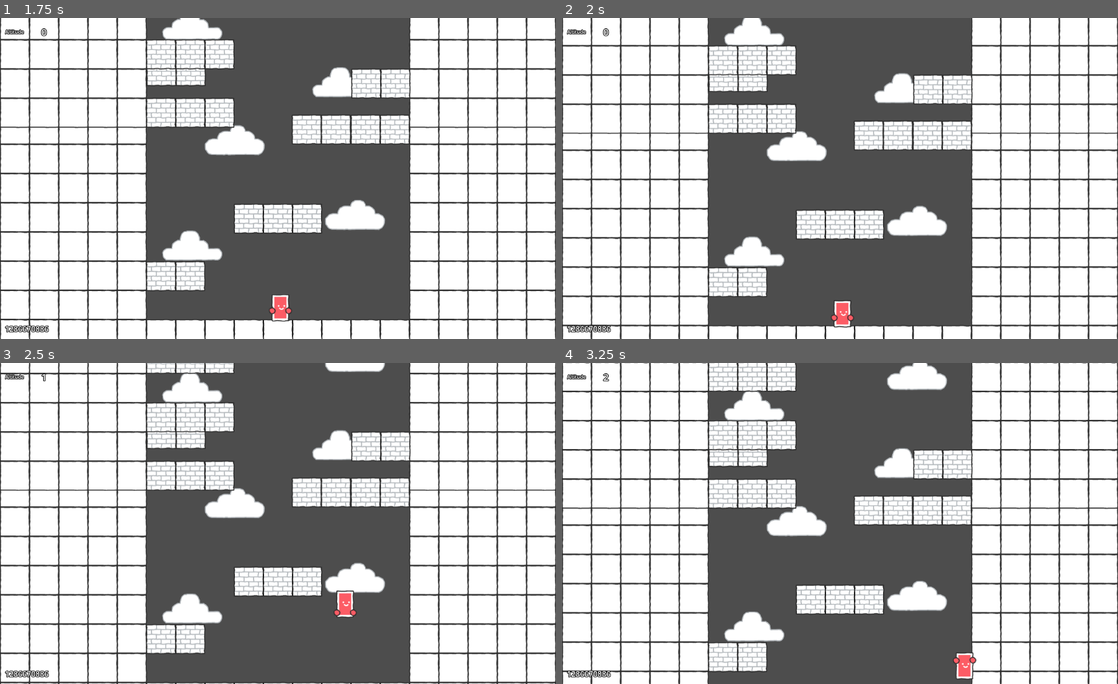
Above: before the commit, frames 1-4 (two rows, left to right).
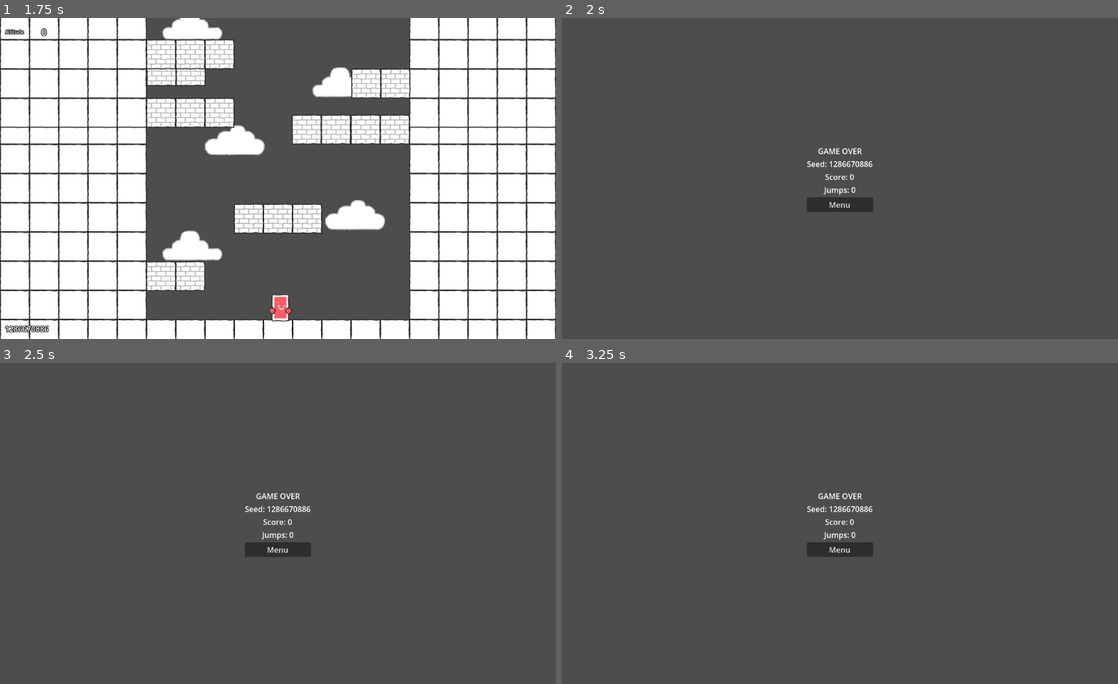
Above: after the commit, the same moments.

Repository: T1b4lt/AtomicJump
Game: Godot game, scene res://screens/main_menu/main_menu.tscn
Same seed, same stepped clock (60 frames per second), same inputs: the game is played once before the commit and once after it.
Inputs (mouse positions are in pixels of both pictures, inside the frame that each line leads up to):
- Up to frame 1 (1.75 s): click (255, 188) at 0.52 s; type "12" at 0.6 s; click "Solo Mode" at 1.25 s
- Up to frame 2 (2 s): no input
- Up to frame 3 (2.5 s): hold D (right) from 2.03 s (still down); tap Space (jump) at 2.1, 2.27 s
- Up to frame 4 (3.25 s): keep holding D (right); tap Space (jump) at 2.57, 2.85, 3.02 s

Frame 1 is identical in both runs. In frame 2, 66% of the frame differs, in the area x 0-100%, y 0-100%; in frame 3, 65%; in frame 4, 66%.

Commit message:
fix: revert VisibleNotifier in protagonist

Diff:
--- a/characters/protagonist/protagonist.gd
+++ b/characters/protagonist/protagonist.gd
@@ -14,7 +14,6 @@
 
 # Signals
 signal jump()
-signal out_of_screen()
 
 # Variables
 var consecutive_jump_count = 0
@@ -66,7 +65,3 @@
 	# If animation is not being played, play it
 	if animation_player.current_animation != animation_name:
 		animation_player.play(animation_name)
-
-
-func _on_visible_on_screen_notifier_2d_screen_exited():
-	out_of_screen.emit()
--- a/characters/protagonist/protagonist.tscn
+++ b/characters/protagonist/protagonist.tscn
@@ -181,9 +181,3 @@
 "": SubResource("AnimationLibrary_hgwae")
 }
 autoplay = "idle"
-
-[node name="VisibleOnScreenNotifier2D" type="VisibleOnScreenNotifier2D" parent="."]
-position = Vector2(0, -1.11111)
-scale = Vector2(1.77778, 2.88889)
-
-[connection signal="screen_exited" from="VisibleOnScreenNotifier2D" to="." method="_on_visible_on_screen_notifier_2d_screen_exited"]
--- a/screens/level/level.gd
+++ b/screens/level/level.gd
@@ -12,6 +12,7 @@
 
 # Childs
 @onready var camera = $camera
+@onready var protagonist = $protagonist
 @onready var hud = $hud
 @onready var pause_menu = $pause_menu
 
@@ -34,6 +35,15 @@
 	hud.set_game_seed(global.game_seed)
 
 func _process(delta):
+	# Check if protagonist fall off out of camera view
+	if protagonist.position.y > camera.position.y + get_viewport().size[1]/2 + 50:
+		# Set final global variables
+		global.set_altitude(altitude)
+		global.set_jump_counter(jump_counter)
+		# Go to game over screen
+		get_tree().change_scene_to_file(GAME_OVER_SCENE)
+		return
+
 	# Check if user press pause button
 	if Input.is_action_just_pressed("pause"):
 		# Pause everything in the scene
@@ -90,14 +100,6 @@
 func _on_protagonist_jump():
 	jump_counter = jump_counter + 1
 
-
-func _on_protagonist_out_of_screen():
-	# Set final global variables
-	global.set_altitude(altitude)
-	global.set_jump_counter(jump_counter)
-	# Go to game over screen
-	get_tree().change_scene_to_file(GAME_OVER_SCENE)
-
 # Initial Platform Signals
 func _on_initial_platform_enter_screen():
 	_add_platform()
--- a/screens/level/level.tscn
+++ b/screens/level/level.tscn
@@ -28,7 +28,6 @@
 [connection signal="platform_enter_screen" from="initial" to="." method="_on_initial_platform_enter_screen"]
 [connection signal="platform_leave_screen" from="initial" to="." method="_on_initial_platform_leave_screen"]
 [connection signal="jump" from="protagonist" to="." method="_on_protagonist_jump"]
-[connection signal="out_of_screen" from="protagonist" to="." method="_on_protagonist_out_of_screen"]
 [connection signal="exit_button_pressed" from="pause_menu" to="." method="_on_pause_menu_exit_button_pressed"]
 [connection signal="menu_button_pressed" from="pause_menu" to="." method="_on_pause_menu_menu_button_pressed"]
 [connection signal="resume_button_pressed" from="pause_menu" to="." method="_on_pause_menu_resume_button_pressed"]
